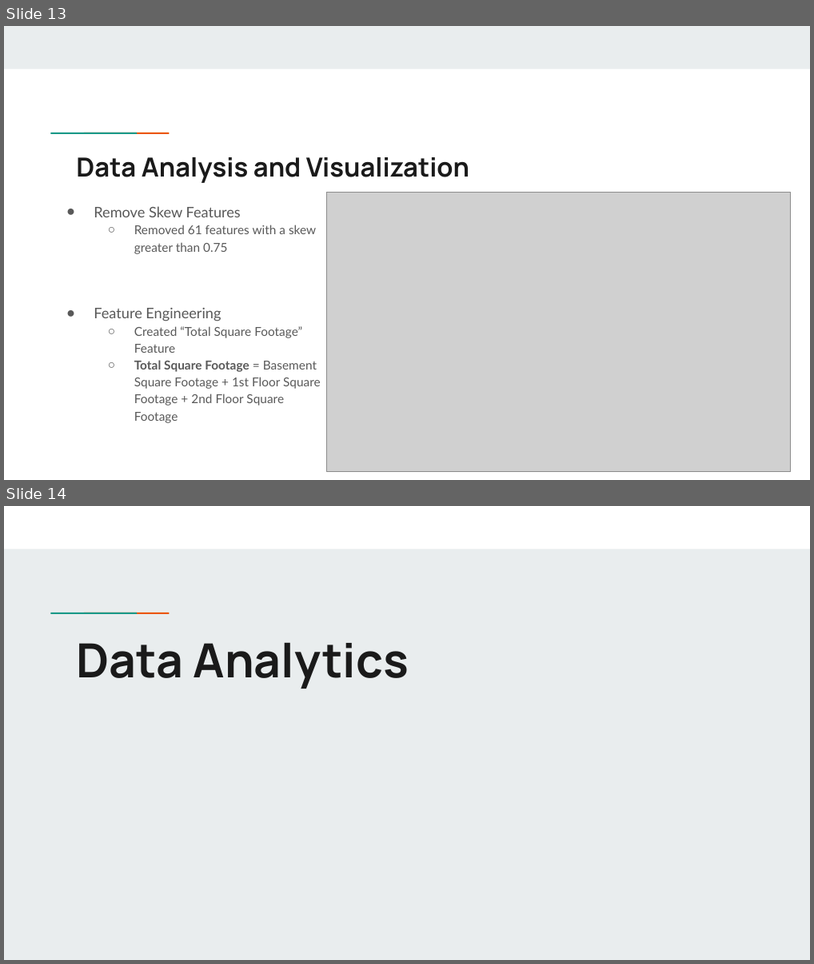
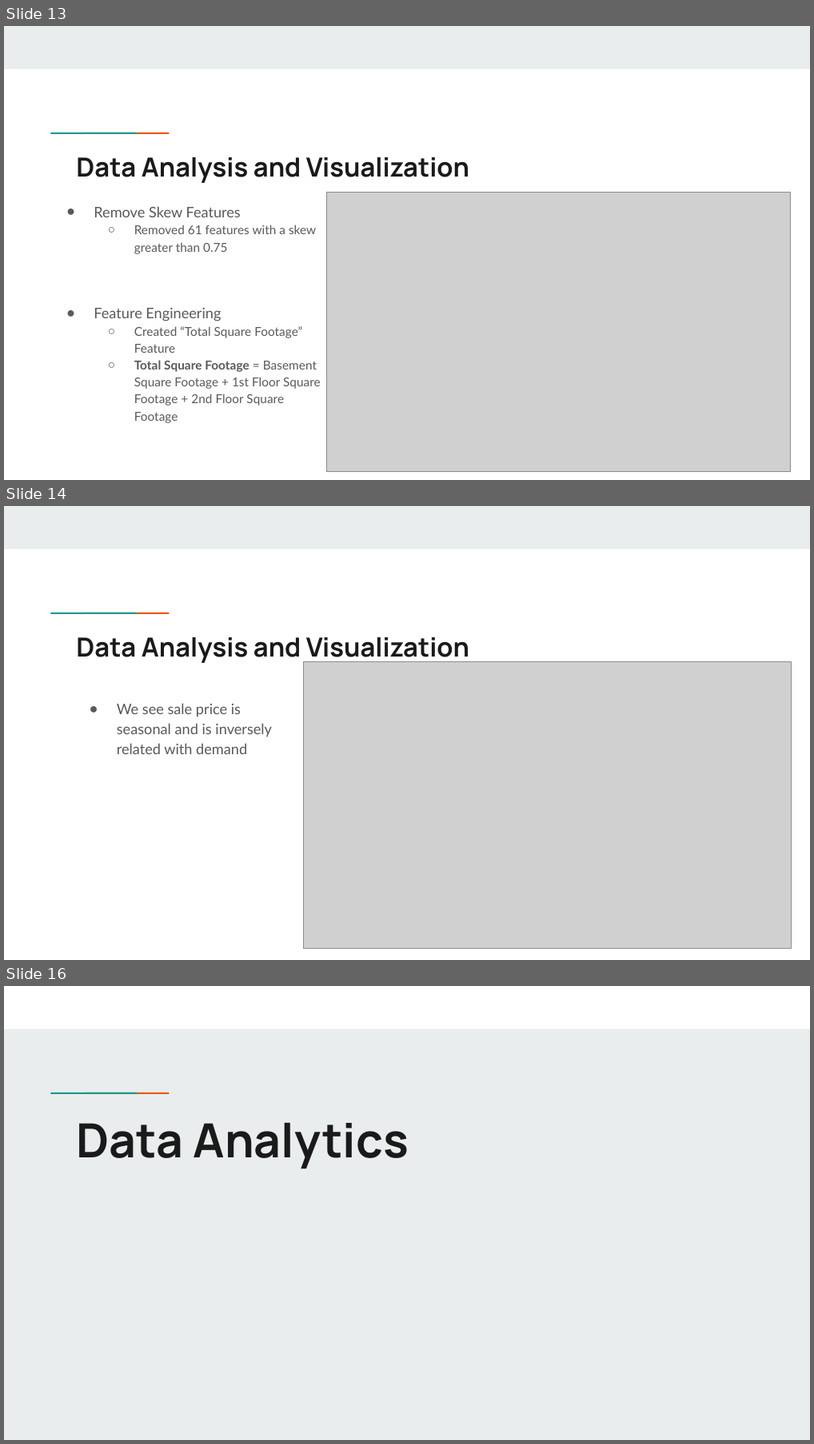
Before and after one commit to dmatlock96/Intro_Data_Science_Final_Project, a slide deck: COMP 494 Example Final Project Presentation.pptx. Shown one above the other, each under a label of ours: slides 13 and 14 before the commit, slides 13, 14 and 16 after it; the slides between them are not shown. The pictures are 814x964 and 814x1444 pixels, drawn with LibreOffice and Linux fonts; fonts in the diff are those of the drawing; grey boxes stand for pictures. Boxes give left, top, right and bottom in pixels: in the first picture for what was removed or moved away, otherwise in the second. Text is boxed around its words. In the diff, an @@ line names an element or a change of style, - is before the commit and + after.

```diff
--- a/COMP 494 Example Final Project Presentation.pptx
+++ b/COMP 494 Example Final Project Presentation.pptx
@@ slide 14 added at box(4, 506, 810, 960), background #FFFFFF; not listed: 3 template elements that a slide beside it also shows @@
@@ title added at box(76, 637, 470, 664), 23.4 pt, text #1A1A1A, bold @@
+Data Analysis and Visualization
@@ picture added at box(304, 662, 792, 948) @@
@@ text added at box(117, 703, 272, 754), 13 pt, text #595959 @@
+● We see sale price is seasonal and is inversely related with demand
@@ what was slide 14 is now slide 16 @@
```
Also in this commit, not shown: 4 slides changed, 5 other slides added, 1 slide removed, 2 other files.
